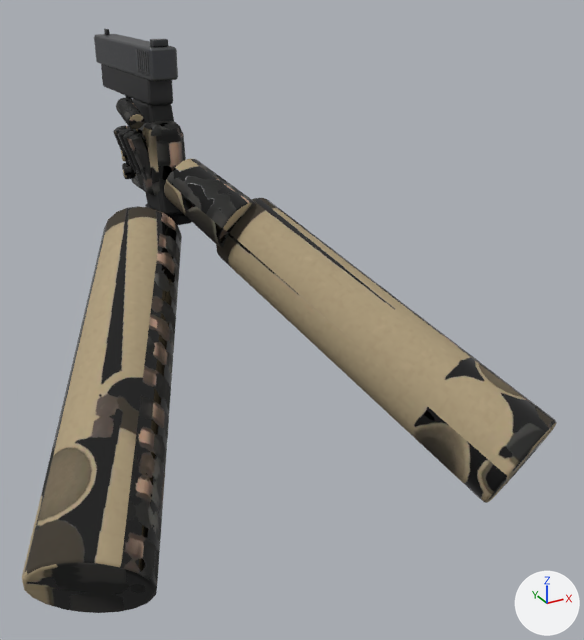
Before and after pictures for a commit that changed the glTF model spil/sigtekorn/modeller/pistol.glb.
One viewpoint serves both versions: a camera (50 mm lens) standing at (-0.296, -0.867, 0.127) and looking at (0.061, -0.219, -0.197). Every picture has the same lights, and +X, +Y and +Z are marked at lower right. The first picture is the older version. Vertices at exactly the same position are counted once.

In view in the first picture: 'hænder', 'pistol'.
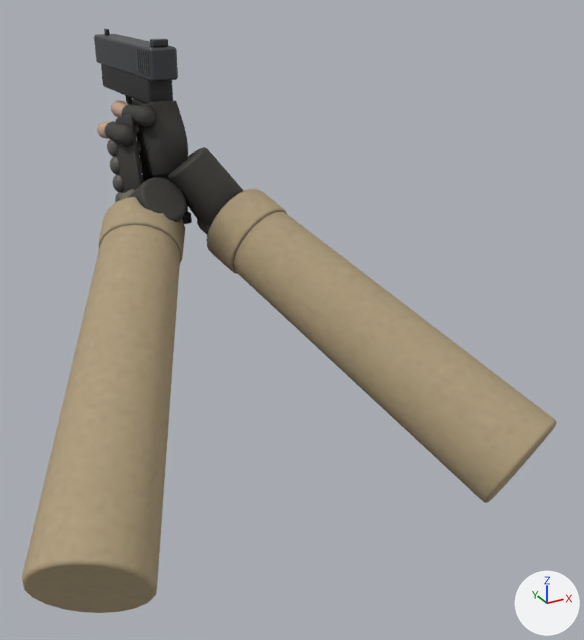
Boxes [x1, y1, x2, y2] around the edits, measured in the pictures (584 x 640 px; the box of a moved part takes in the faces that stretch with it):
'hænder', reshaped: before [22, 98, 557, 613]; after [22, 100, 557, 613]
part 1 of me_højre_håndflade, moved or reshaped: before [164, 159, 256, 247]; after [168, 147, 244, 227]
part 2 of me_højre_håndflade, added: after [107, 139, 118, 157]
part 3 of me_højre_håndflade, added: after [110, 156, 120, 175]
part 4 of me_højre_håndflade, added: after [112, 174, 124, 192]
part 5 of me_højre_håndflade, rebuilt (not visible afterwards): before [121, 150, 127, 162]
part 6 of me_højre_håndflade, built on: before [113, 98, 186, 196]; after [97, 100, 287, 274]
part 7 of me_højre_håndflade, surface changed (lighter): before [22, 198, 557, 613]; after [22, 211, 557, 613]

What the commit changed:
me_højre_håndflade is used by ob_hænder; location (0.0, 0.0, 0.0).
me_højre_håndflade had 1296 vertices, 2536 faces and spanned x -0.244..0.235, y -0.446..0.015, z -0.343..0.0.
me_højre_håndflade now has 22032 vertices, 43728 faces and spans x -0.244..0.235, y -0.446..0.045, z -0.343..-0.001.
me_højre_håndflade part 1: the loose piece of 108 vertices spanning x -0.012..0.071, y -0.151..-0.051, z -0.145..-0.058 is multiplied about its middle by the matrix ((0.749, -0.422, 0.428), (0.609, 0.742, -0.235), (-0.15, 0.299, 0.838)), then moved by (0.005, 0.019, 0.008).
me_højre_håndflade part 2: a new loose piece, a UV sphere (16 segments, 10 rings, poles along z) spanning x -0.052..-0.029, y -0.029..-0.006, z -0.063..-0.04, in mat_hænder.
me_højre_håndflade part 3: a new loose piece, a UV sphere (16 segments, 10 rings, poles along z) spanning x -0.053..-0.03, y -0.034..-0.011, z -0.081..-0.058, in mat_hænder.
me_højre_håndflade part 4: a new loose piece, a UV sphere (16 segments, 10 rings, poles along z) spanning x -0.053..-0.03, y -0.039..-0.016, z -0.099..-0.076, in mat_hænder.
me_højre_håndflade part 5: the loose piece of 84 vertices spanning x -0.032..0.018, y -0.013..0.015, z -0.073..-0.051 is rebuilt with 72 vertices and now spans x -0.021..0.005, y -0.007..0.013, z -0.067..-0.05.
me_højre_håndflade part 6: 5 vertices moved within x -0.033..0.022, y -0.051..-0.005, z -0.08..-0.04; 766 vertices removed from x -0.039..0.036, y -0.067..0.015, z -0.102..0.0; 17292 vertices added at x -0.09..0.109, y -0.157..0.045, z -0.18..-0.001.
me_højre_håndflade part 7: 470 kept faces spanning x -0.244..0.235, y -0.446..-0.057, z -0.343..-0.095 get new texture (UV) coordinates.
Other edits to the shape of me_højre_håndflade do not show in these pictures.
